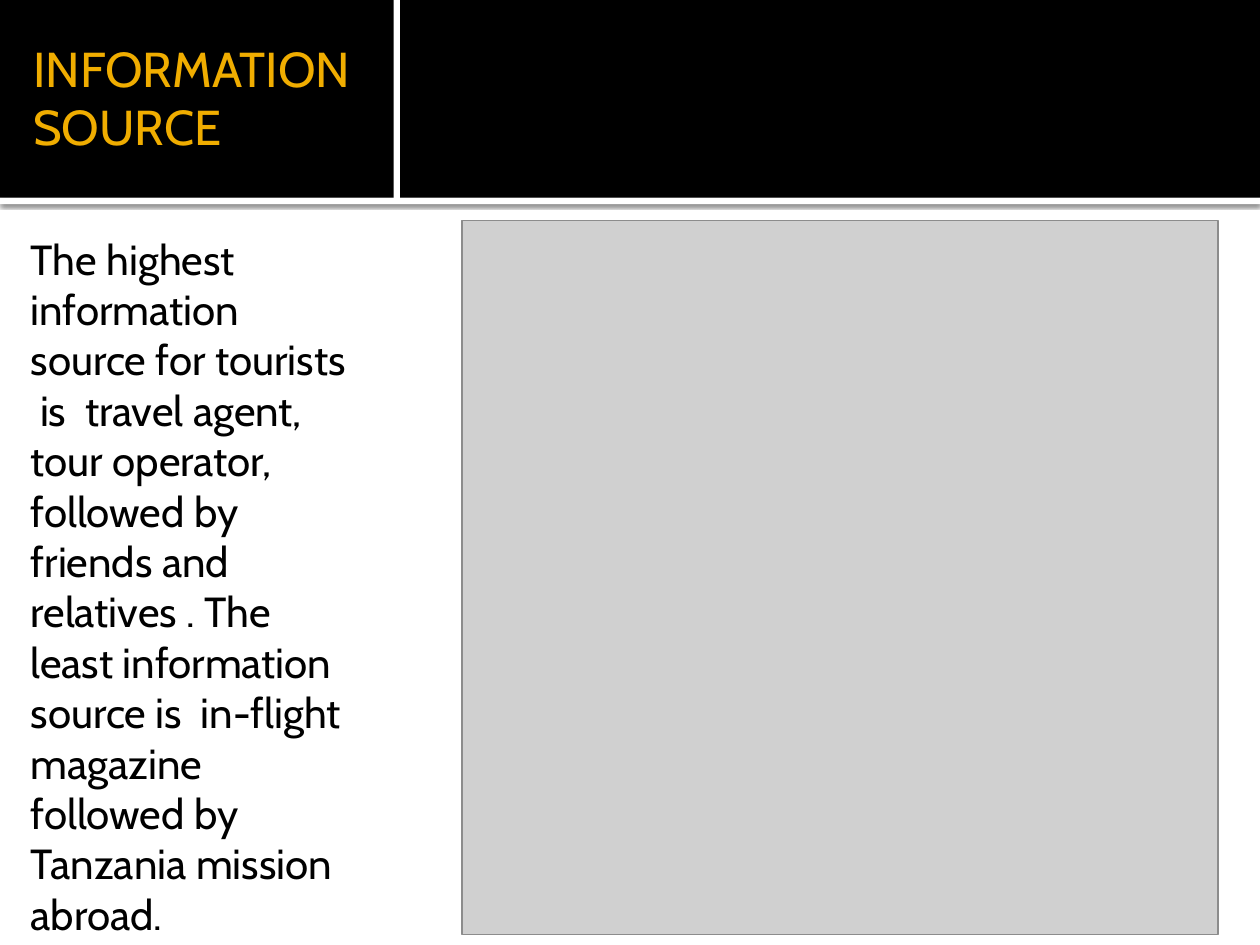
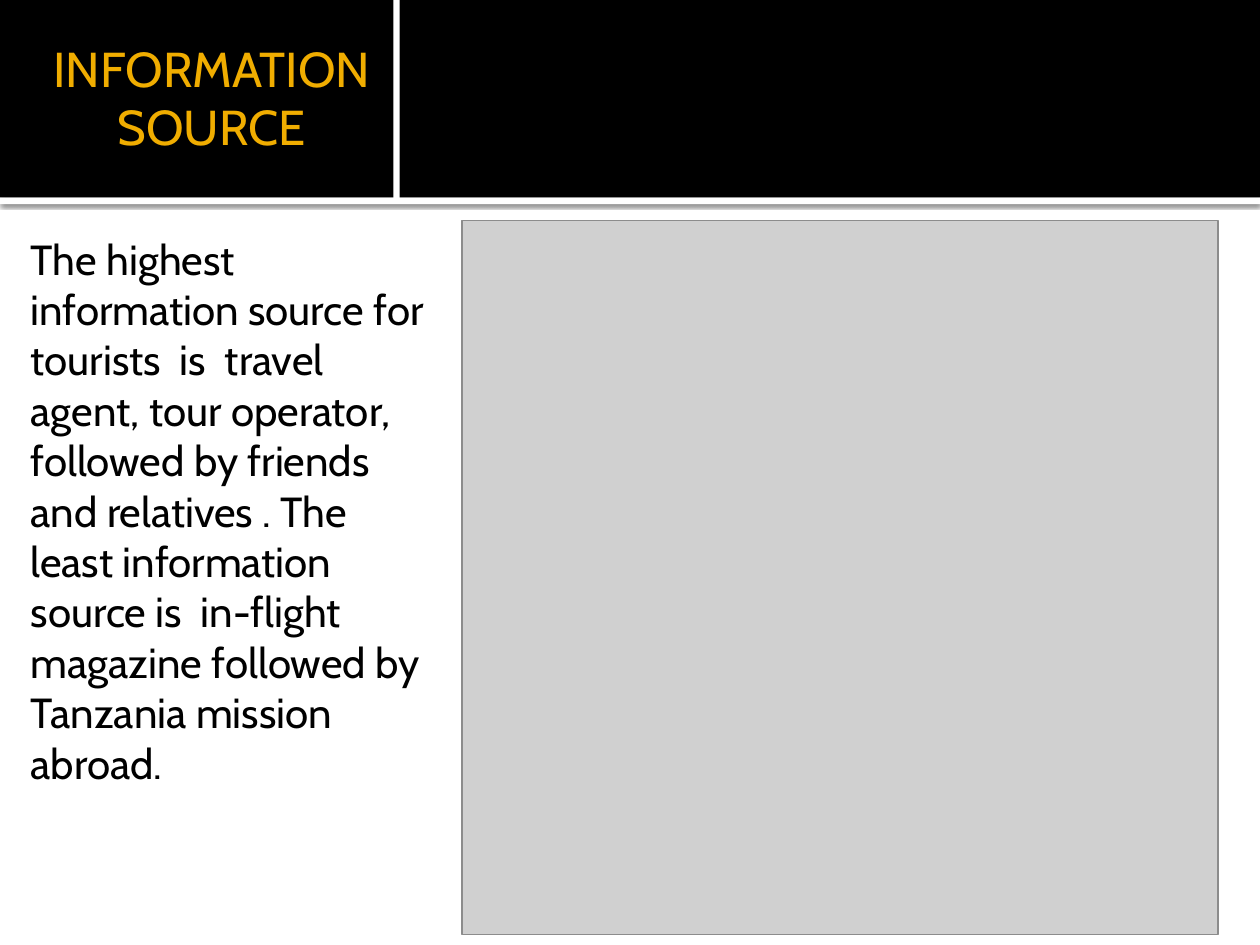
Before and after one commit to SuPaTeT/Code-Plateau-Group-2-Tanzania-Project, a slide deck: slide 7 of TANZANIA TOURIST REPORT.pptx. Drawn at 1260x945 pixels with LibreOffice and Linux fonts; fonts in the diff are those of the drawing; grey boxes stand for pictures. Boxes give left, top, right and bottom in pixels: in the first picture for what was removed or moved away, otherwise in the second. Text is boxed around its words. In the diff, an @@ line names an element or a change of style, - is before the commit and + after.

```diff
--- a/TANZANIA TOURIST REPORT.pptx
+++ b/TANZANIA TOURIST REPORT.pptx
@@ title "INFORMATION SOURCE" at <box>53,52,370,146</box>: alignment left to centre @@
@@ text "The highest information source for ..." rewrapped from <box>31,243,345,931</box> to <box>31,243,424,780</box> @@
```
Also in this commit, not shown: 23 other slides changed, 1 slide added, 1 slide removed, 1 other file.
